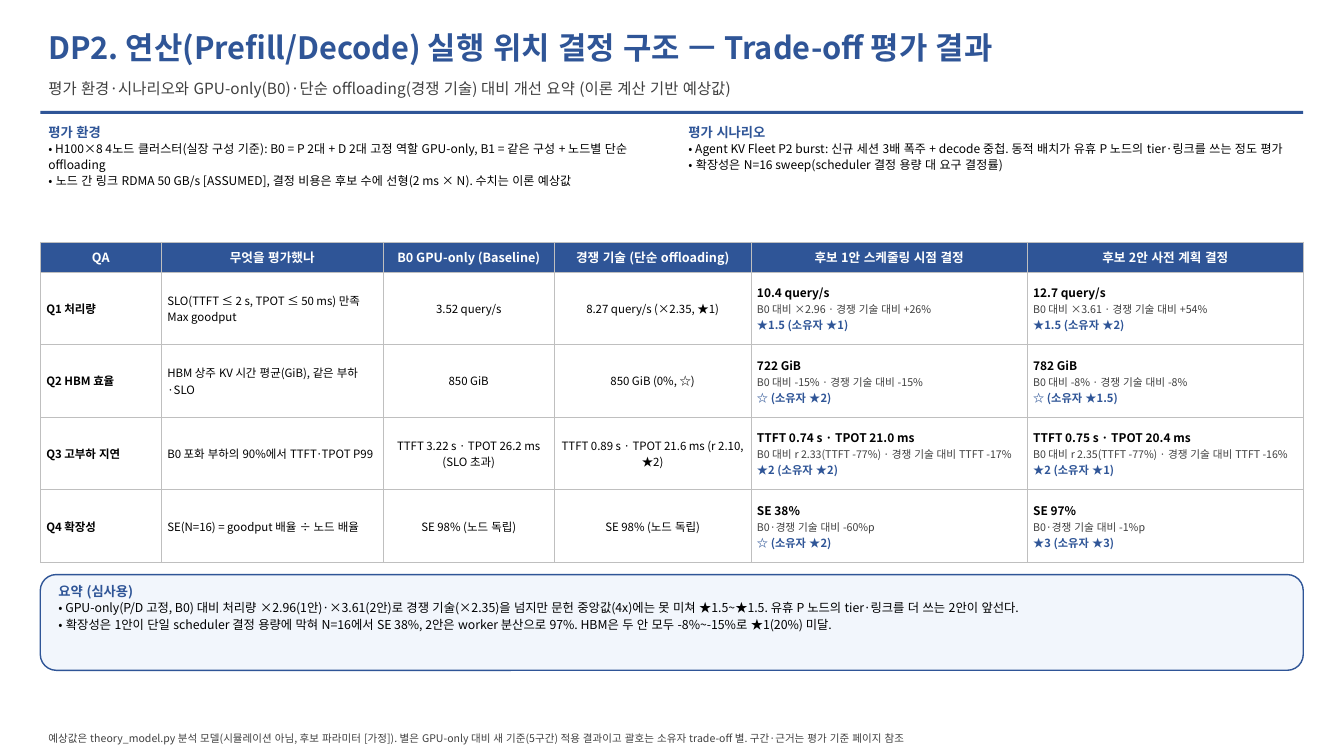
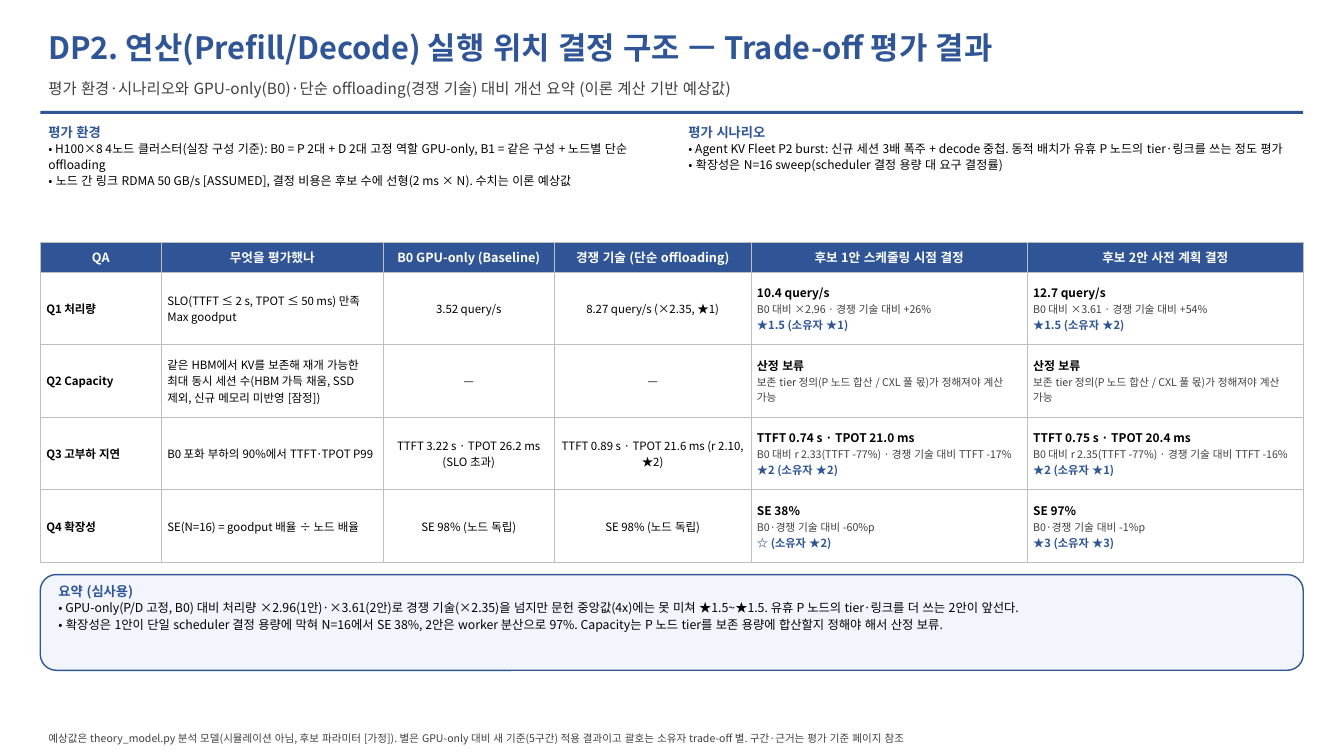
Before and after one commit to mkim0628/vllm, a slide deck: slide 5 of doc-mk/QA-criteria-v4/DP-QA-criteria-v4.pptx. Drawn at 1344x756 pixels with LibreOffice and Linux fonts; fonts in the diff are those of the drawing. Boxes give left, top, right and bottom in pixels: in the first picture for what was removed or moved away, otherwise in the second. Text is boxed around its words. In the diff, an @@ line names an element or a change of style, - is before the commit and + after.

```diff
--- a/doc-mk/QA-criteria-v4/DP-QA-criteria-v4.pptx
+++ b/doc-mk/QA-criteria-v4/DP-QA-criteria-v4.pptx
@@ table at [40,242,1304,563] @@
-row 3: Q2 HBM 효율 | HBM 상주 KV 시간 평균(GiB), 같은 부하·SLO | 850 GiB | 850 GiB (0%, ☆) | 722 GiB / B0 대비 -15% · 경쟁 기술 대비 -15% / ☆ (소유자 ★2) | 782 GiB / B0 대비 -8% · 경쟁 기술 대비 -8% / ☆ (소유자 ★1.5)
+row 3: Q2 Capacity | 같은 HBM에서 KV를 보존해 재개 가능한 최대 동시 세션 수(HBM 가득 채움, SSD 제외, 신규 메모리 미반영 [잠정]) | — | — | 산정 보류 / 보존 tier 정의(P 노드 합산 / CXL 풀 몫)가 정해져야 계산 가능 | 산정 보류 / 보존 tier 정의(P 노드 합산 / CXL 풀 몫)가 정해져야 계산 가능
@@ text at [66,618,943,632]: text changed @@
-• 확장성은 1안이 단일 scheduler 결정 용량에 막혀 N=16에서 SE 38%, 2안은 worker 분산으로 97%. HBM은 두 안 모두 -8%~-15%로 ★1(20%) 미달.
+• 확장성은 1안이 단일 scheduler 결정 용량에 막혀 N=16에서 SE 38%, 2안은 worker 분산으로 97%. Capacity는 P 노드 tier를 보존 용량에 합산할지 정해야 해서 산정 보류.
```
Also in this commit, not shown: 8 other slides changed, 2 slides added, 5 other files.
